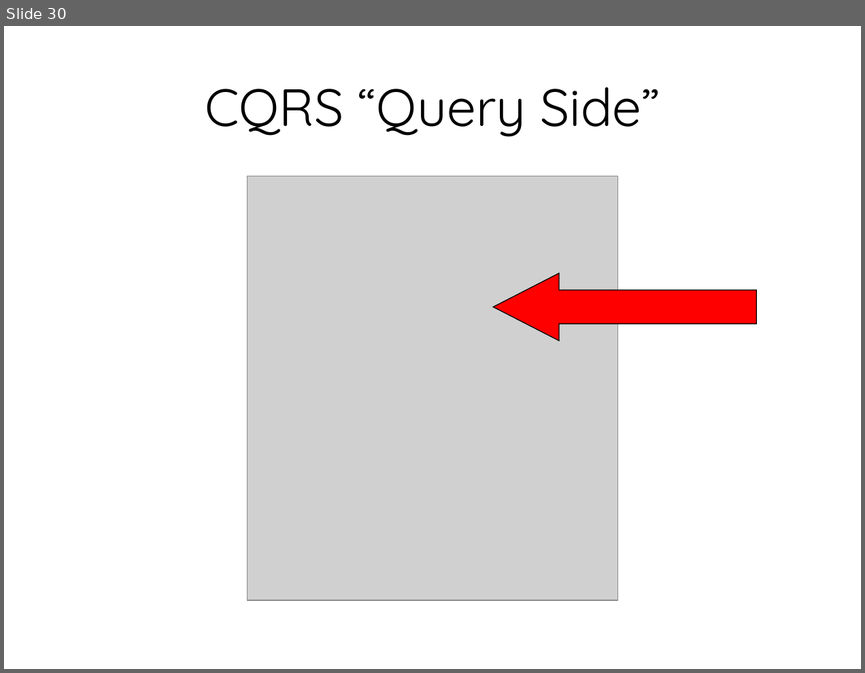
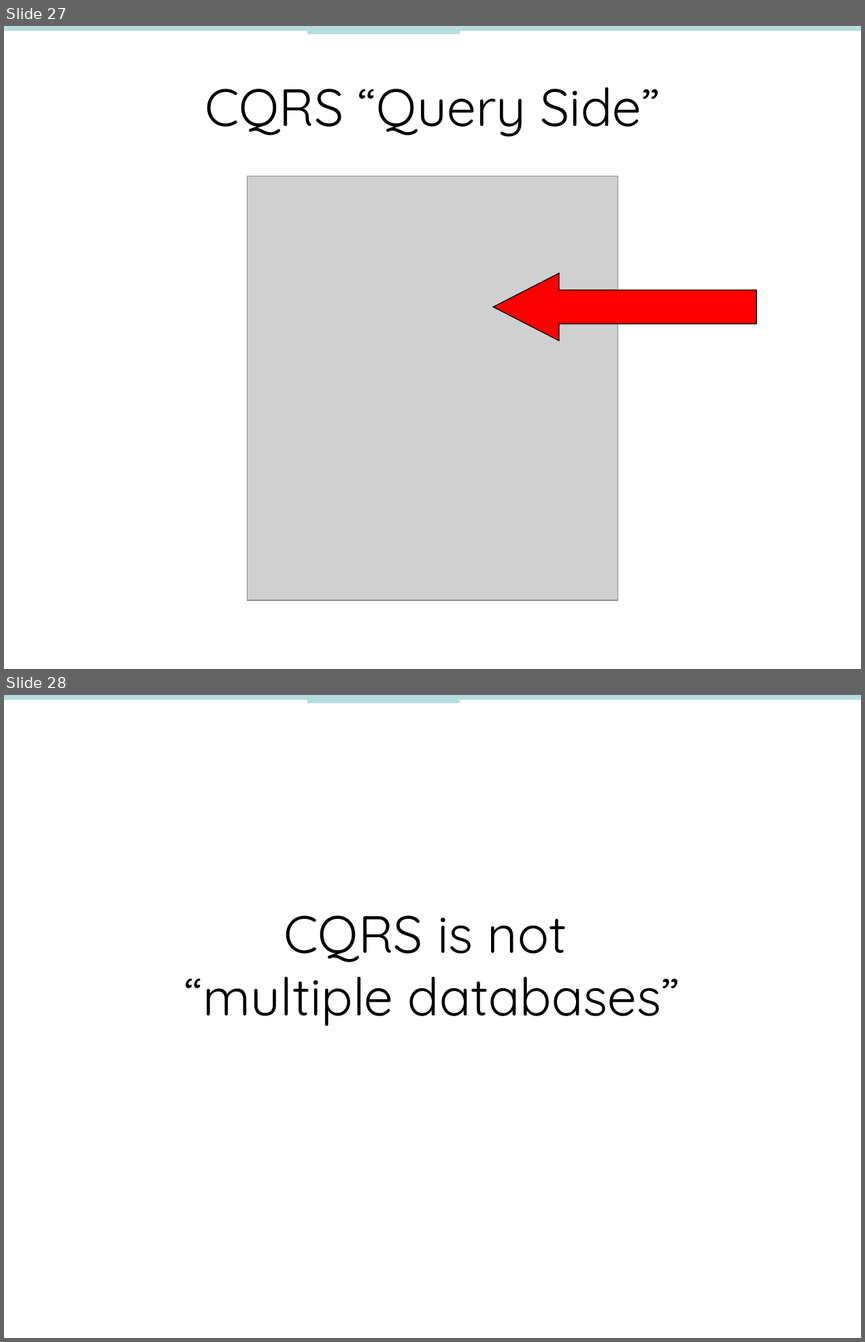
Before and after one commit to nbarnwell/OrderManagementSystem, a slide deck: DDD, CQRS and Event Sourcing.pptx. Shown one above the other, each under a label of ours: slide 30 before the commit, slides 27 and 28 after it. The pictures are 865x673 and 865x1342 pixels, drawn with LibreOffice and Linux fonts; fonts in the diff are those of the drawing; grey boxes stand for pictures. Boxes give left, top, right and bottom in pixels: in the first picture for what was removed or moved away, otherwise in the second. Text is boxed around its words. In the diff, an @@ line names an element or a change of style, - is before the commit and + after.

```diff
--- a/DDD, CQRS and Event Sourcing.pptx
+++ b/DDD, CQRS and Event Sourcing.pptx
@@ slide 28 added at (x1=4, y1=695, x2=861, y2=1338), background #FFFFFF; not listed: 1 template element that a slide beside it also shows @@
@@ line added from (307, 698) to (459, 698), #B6DCDF 8 pt @@
@@ title added at (x1=185, y1=915, x2=680, y2=1026), 44 pt, text #000000 @@
+CQRS is not
+“multiple databases”
@@ what was slide 30 is now slide 27 @@
@@ slide 27 changed as well @@
@@ line added from (4, 29) to (861, 29), #B6DCDF 4 pt @@
@@ line added from (307, 29) to (459, 29), #B6DCDF 8 pt @@
```
Also in this commit, not shown: 37 other slides changed, 9 other slides added, 10 slides removed, 10 other files.
